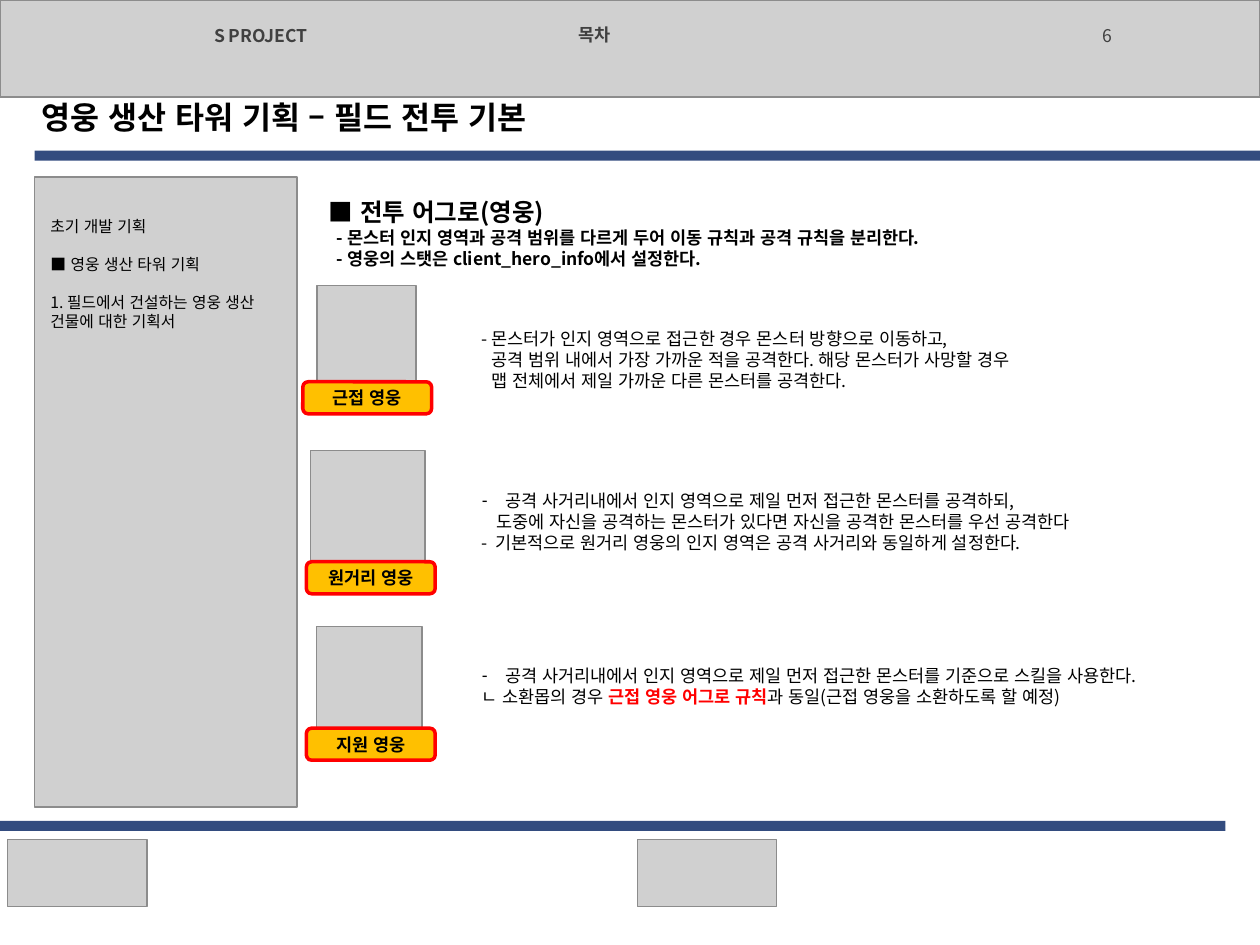
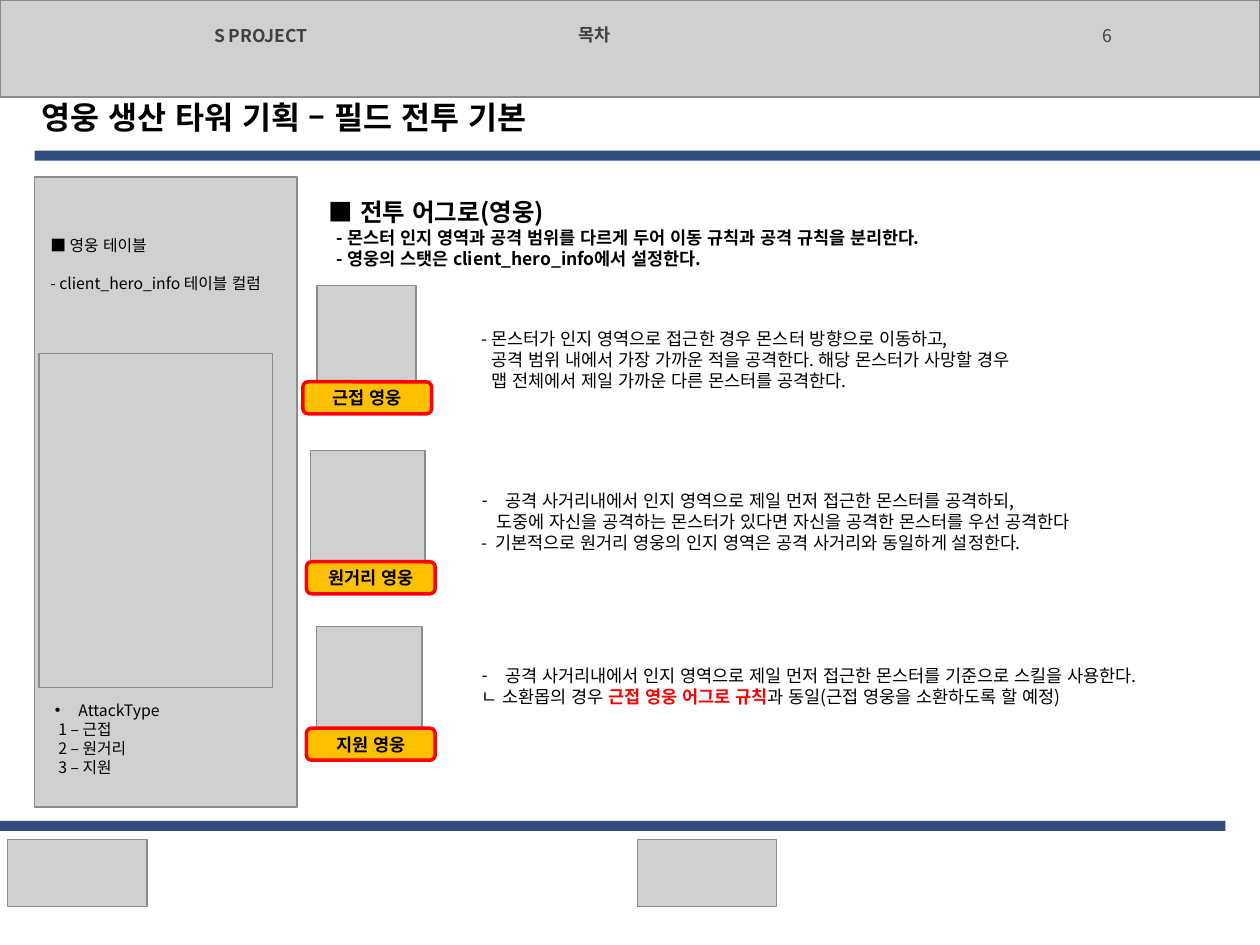
Before and after one commit to EpicRocket/SProjectDesign, a slide deck: slide 6 of Design/영웅 생산 타워 기획서.pptx. Drawn at 1260x945 pixels with LibreOffice and Linux fonts; fonts in the diff are those of the drawing; grey boxes stand for pictures. Boxes give left, top, right and bottom in pixels: in the first picture for what was removed or moved away, otherwise in the second. Text is boxed around its words. In the diff, an @@ line names an element or a change of style, - is before the commit and + after.

Commit message:
#modify
타워 기획서 수정 및 깃 주소 변경

```diff
--- a/Design/영웅 생산 타워 기획서.pptx
+++ b/Design/영웅 생산 타워 기획서.pptx
@@ text at (59, 238, 261, 292): text changed @@
-초기 개발 기획
-■ 영웅 생산 타워 기획
-1. 필드에서 건설하는 영웅 생산 건물에 대한 기획서
+■ 영웅 테이블
+- client_hero_info 테이블 컬럼
@@ picture added at (39, 354, 273, 688) @@
@@ text added at (58, 703, 159, 775), 9 pt, text #000000 @@
+• AttackType
+1 – 근접
+2 – 원거리
+3 – 지원
```
Also in this commit, not shown: 2 other slides changed, 1 other file.
